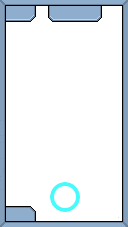
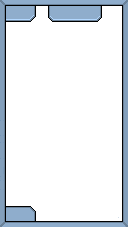
Two versions of the same layered image (128x227). Layer-by-layer changes:
painted on "PlayerArea" over bbox(50, 182, 80, 212)
